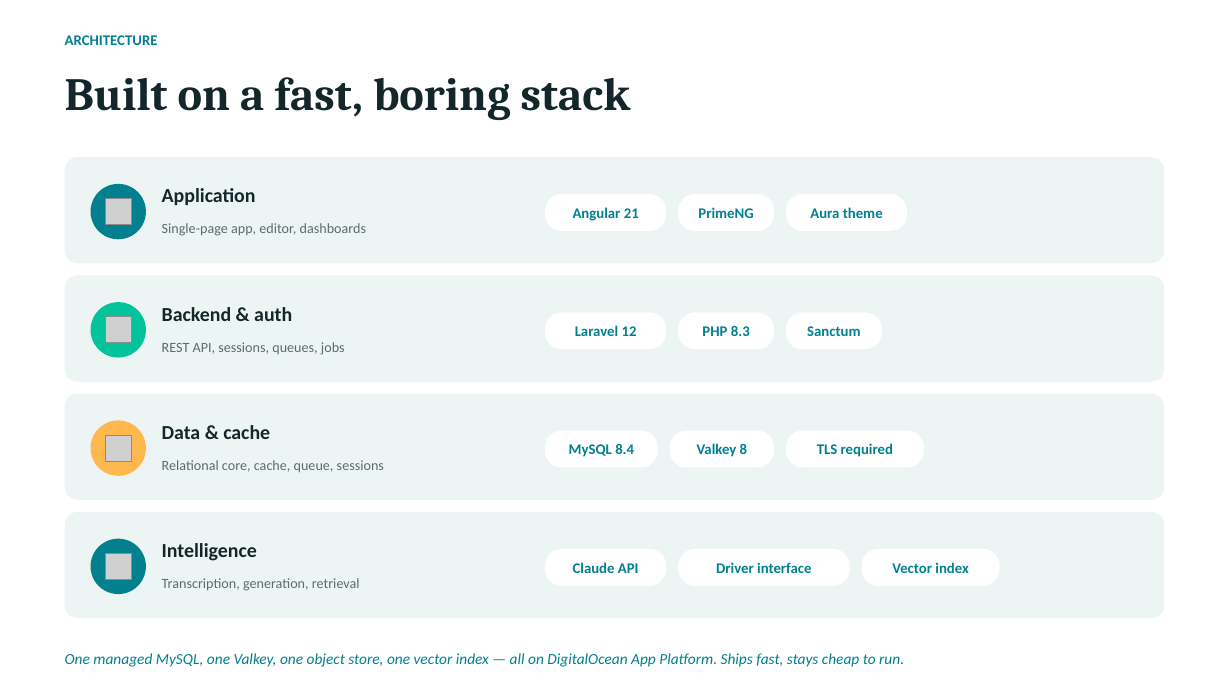
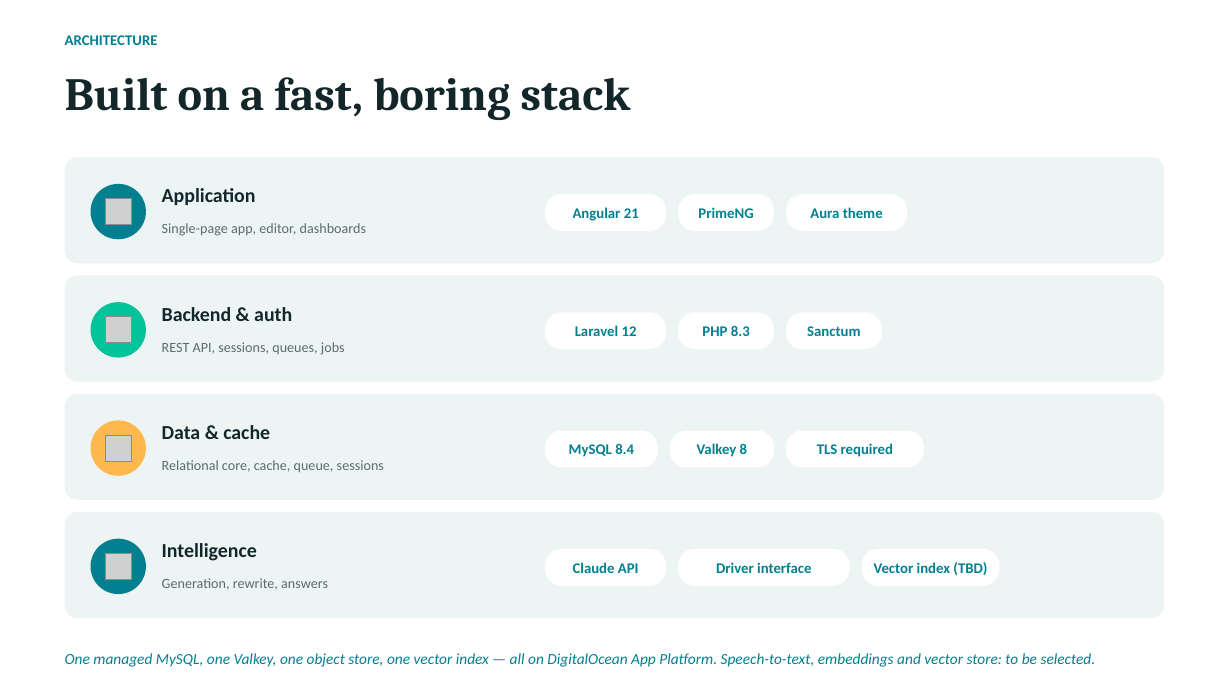
Before and after one commit to padmanabhan11/FlowZapp, a slide deck: slide 9 of Documentation/FlowZapp-Product-Concept.pptx. Drawn at 1232x693 pixels with LibreOffice and Linux fonts; fonts in the diff are those of the drawing; grey boxes stand for pictures. Boxes give left, top, right and bottom in pixels: in the first picture for what was removed or moved away, otherwise in the second. Text is boxed around its words. In the diff, an @@ line names an element or a change of style, - is before the commit and + after.

```diff
--- a/Documentation/FlowZapp-Product-Concept.pptx
+++ b/Documentation/FlowZapp-Product-Concept.pptx
@@ text at [874,562,987,575]: text changed @@
-Vector index
+Vector index (TBD)
@@ text at [162,578,328,590]: text changed @@
-Transcription, generation, retrieval
+Generation, rewrite, answers
@@ text at [65,653,1096,667]: text changed @@
-One managed MySQL, one Valkey, one object store, one vector index — all on DigitalOcean App Platform. Ships fast, stays cheap to run.
+One managed MySQL, one Valkey, one object store, one vector index — all on DigitalOcean App Platform. Speech-to-text, embeddings and vector store: to be selected.
```
Also in this commit, not shown: 3 other slides changed, 4 other files.
